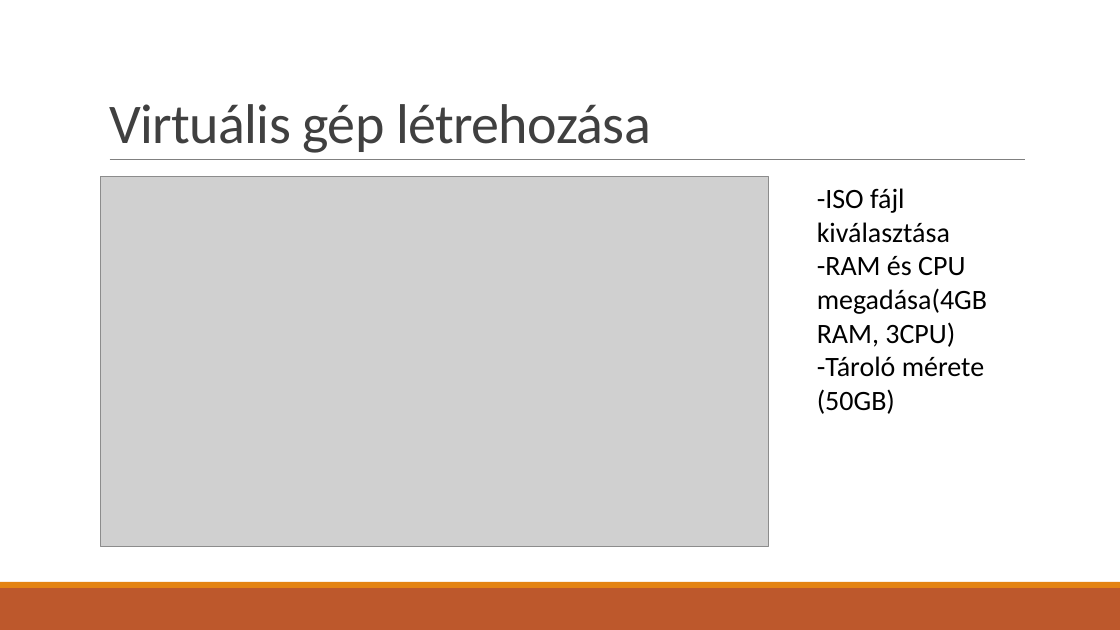
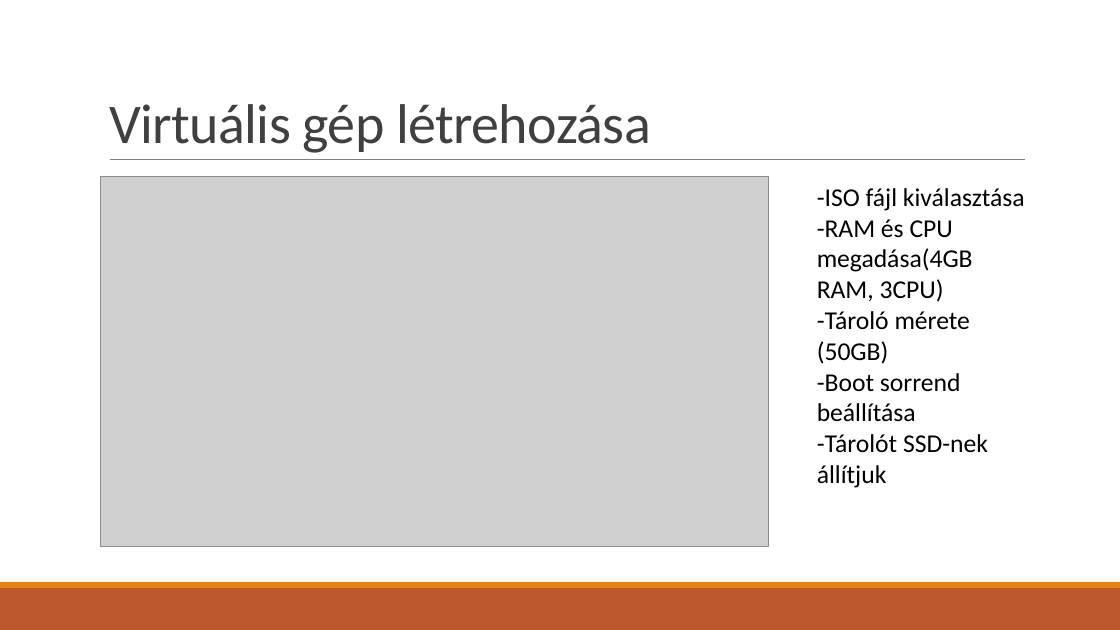
Before and after one commit to Tucsok2/Vizsga, a slide deck: slide 2 of dokumentáció/Első projekt.pptx. Drawn at 1120x630 pixels with LibreOffice and Linux fonts; fonts in the diff are those of the drawing; grey boxes stand for pictures. Boxes give left, top, right and bottom in pixels: in the first picture for what was removed or moved away, otherwise in the second. Text is boxed around its words. In the diff, an @@ line names an element or a change of style, - is before the commit and + after.

```diff
--- a/dokumentáció/Első projekt.pptx
+++ b/dokumentáció/Első projekt.pptx
@@ text at [817, 188, 1025, 364]: size 24 to 22 pt in "-ISO fájl kiválasztása", "-RAM és CPU megadása(4GB RAM, 3CPU)", "-Tároló mérete", "(50GB)" @@
@@ text at [817, 373, 988, 488]: paragraphs added @@
+-Boot sorrend beállítása
+-Tárolót SSD-nek állítjuk
```
Also in this commit, not shown: 4 other slides changed, 1 slide removed, 1 other file.
